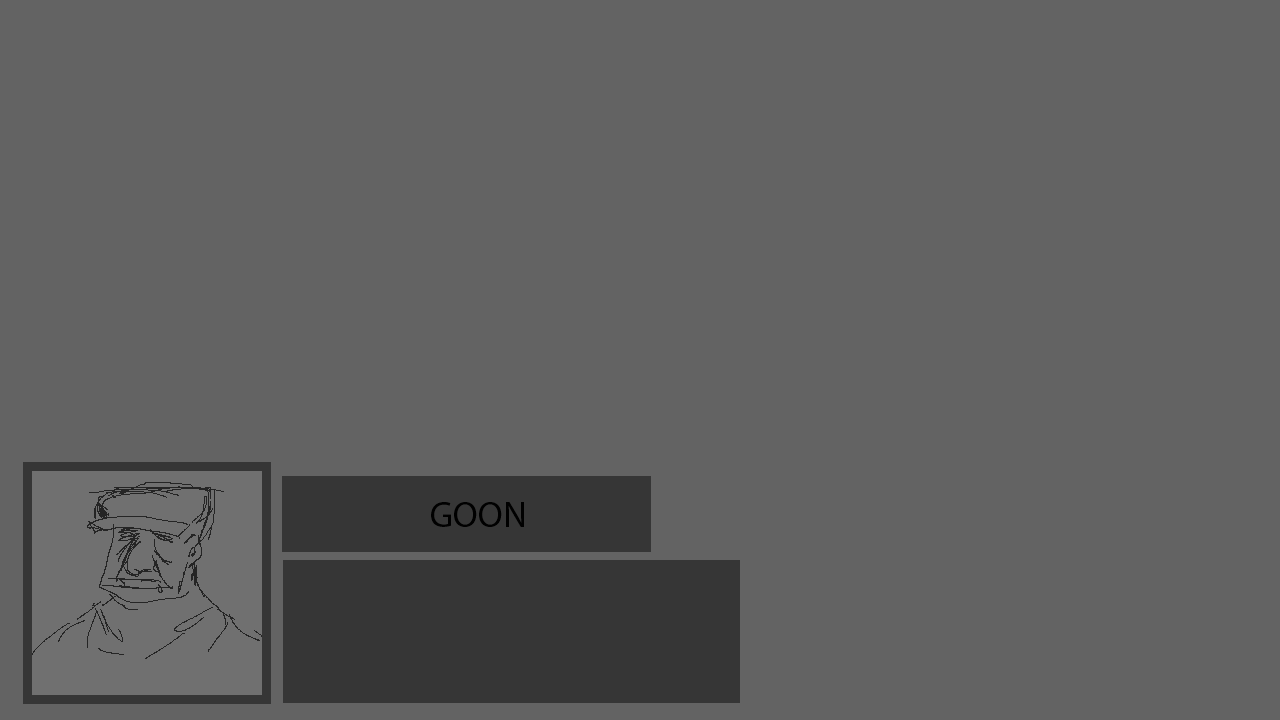
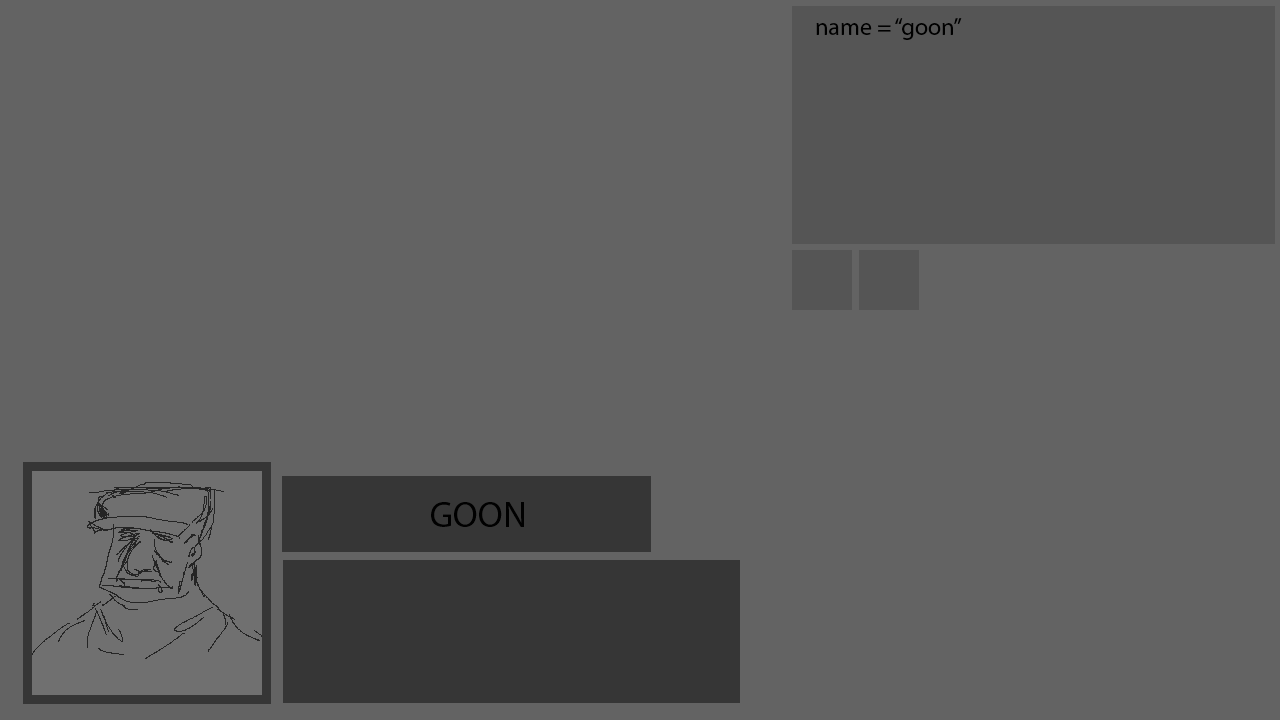
Before/after of a w=1280, h=720 layered artwork. What changed in the layer stack:
added group "debug" (1st of 2) with 4 layers above "abilities" over (792, 6, 1275, 310)
added layer "name = “goon”" in group "debug" over (816, 18, 962, 40)
added layer "Layer 2" in group "debug" over (859, 250, 919, 310)
added layer "debug button" in group "debug" over (792, 250, 852, 310)
added layer "debug" (2nd of 2, in "debug") in group "debug" over (792, 6, 1275, 244)
